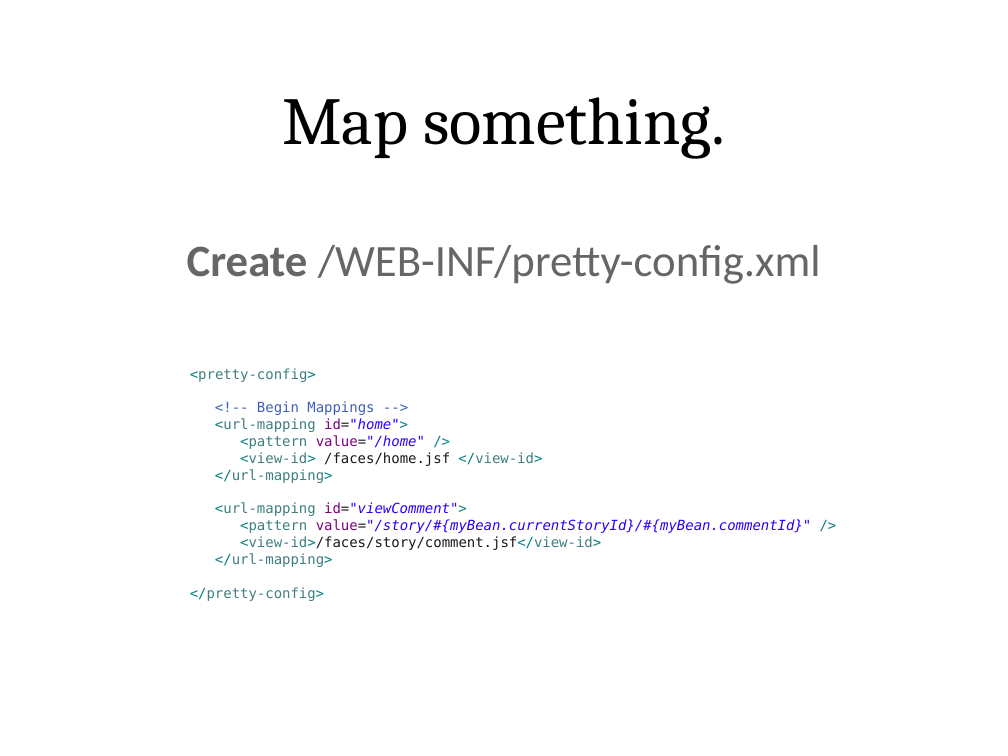
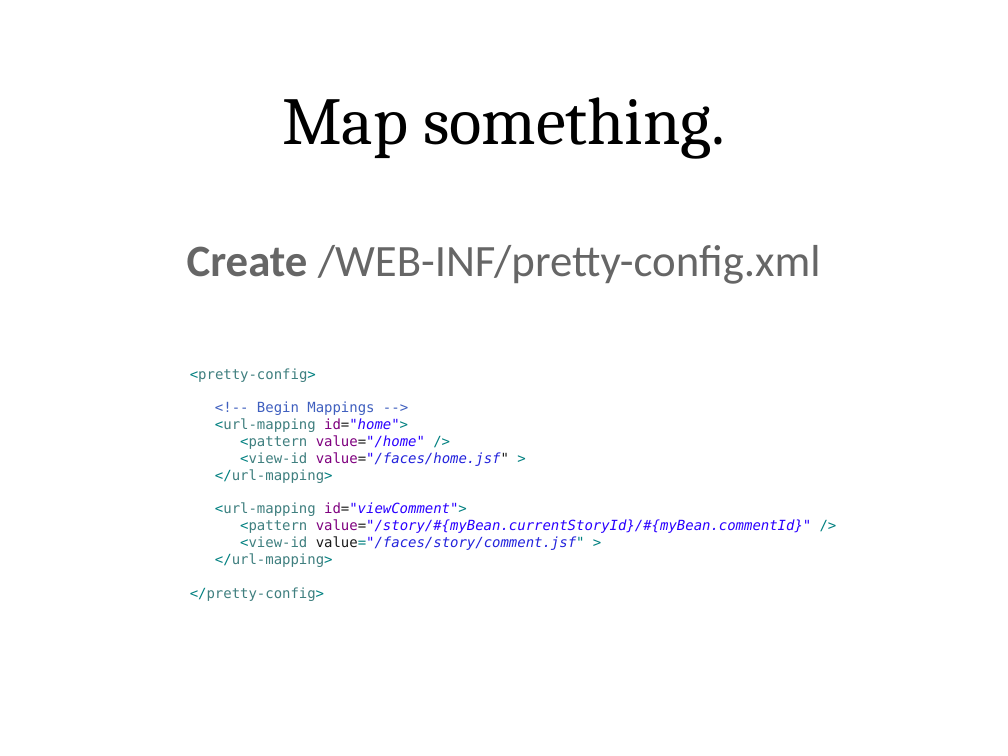
Before and after one commit to lincolnthree/talks, a slide deck: slide 79 of 2011_Beautiful_Java_EE_JAXConf.odp. Drawn at 1008x756 pixels with LibreOffice and Linux fonts; fonts in the diff are those of the drawing. Boxes give left, top, right and bottom in pixels: in the first picture for what was removed or moved away, otherwise in the second. Text is boxed around its words. In the diff, an @@ line names an element or a change of style, - is before the commit and + after.

```diff
--- a/2011_Beautiful_Java_EE_JAXConf.odp
+++ b/2011_Beautiful_Java_EE_JAXConf.odp
@@ text at box(240, 452, 509, 466): text changed; text colour #1A1A1A to #2323DC; italic on @@
-<view-id> /faces/home.jsf </view-id>
+<view-id value="/faces/home.jsf" >
@@ text at box(240, 536, 585, 550): text changed; text colour #1A1A1A to #2323DC; italic on @@
-<view-id>/faces/story/comment.jsf</view-id>
+<view-id value="/faces/story/comment.jsf" >
```
Also in this commit, not shown: 7 other slides changed.
